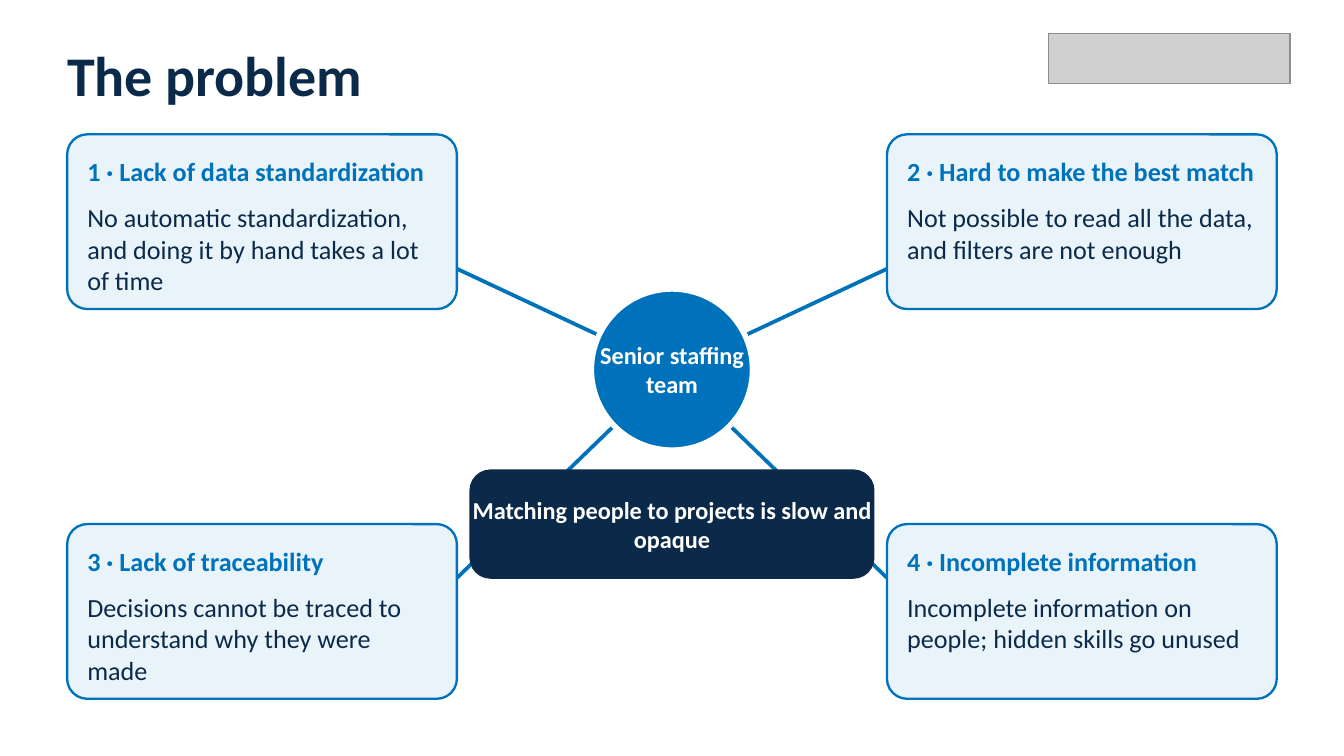
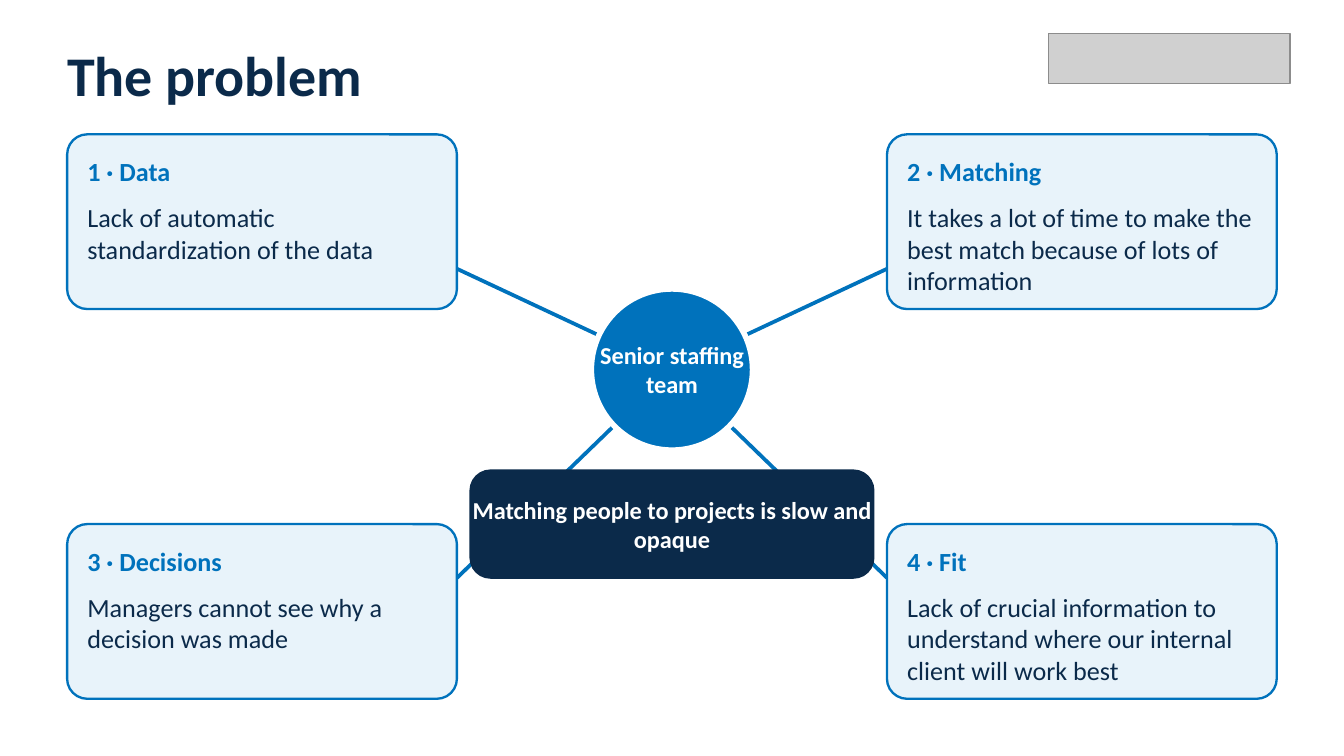
Before and after one commit to igagmol/hackaton-saturday, a slide deck: slide 2 of pitch/NTTDATA_pitch_deck.pptx. Drawn at 1344x756 pixels with LibreOffice and Linux fonts; fonts in the diff are those of the drawing; grey boxes stand for pictures. Boxes give left, top, right and bottom in pixels: in the first picture for what was removed or moved away, otherwise in the second. Text is boxed around its words. In the diff, an @@ line names an element or a change of style, - is before the commit and + after.

```diff
--- a/pitch/NTTDATA_pitch_deck.pptx
+++ b/pitch/NTTDATA_pitch_deck.pptx
@@ text at [87, 164, 170, 181]: text changed @@
-1 · Lack of data standardization
+1 · Data
@@ text at [907, 162, 1041, 186]: text changed @@
-2 · Hard to make the best match
+2 · Matching
@@ text at [87, 209, 373, 259]: text changed @@
-No automatic standardization, and doing it by hand takes a lot of time
+Lack of automatic standardization of the data
@@ text at [907, 209, 1251, 290]: text changed @@
-Not possible to read all the data, and filters are not enough
+It takes a lot of time to make the best match because of lots of information
@@ text at [87, 552, 221, 571]: text changed @@
-3 · Lack of traceability
+3 · Decisions
@@ text at [907, 552, 966, 571]: text changed @@
-4 · Incomplete information
+4 · Fit
@@ text at [87, 599, 383, 648]: text changed @@
-Decisions cannot be traced to understand why they were made
+Managers cannot see why a decision was made
@@ text at [907, 599, 1232, 680]: text changed @@
-Incomplete information on people; hidden skills go unused
+Lack of crucial information to understand where our internal client will work best
```
Also in this commit, not shown: 1 other slide changed, 3 other files.
